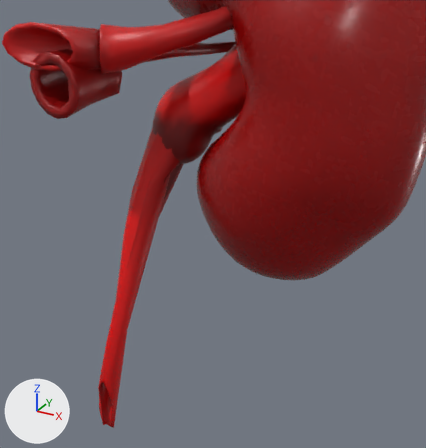
One commit to the glTF model public/3d/modeli/organi-3d/ledvica-telefon.glb: the scene before it, then after it.
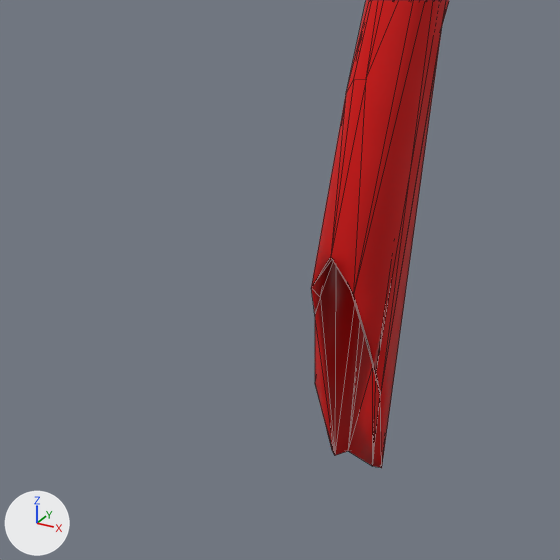
There are two pictures of each version: one from a camera (50 mm lens) standing at (0.0519, -0.1064, 0.029) and looking at (-0.007, 0.0008, -0.0246), one close up on the part from 7% to 36% of the width and 72% to 100% of the height. Lighting does not change. The marker at lower left points along +X, +Y and +Z. The first two pictures are the older version. The close-ups show mesh edges as thin lines. Where no turn or scale is listed for an object, it has been applied to the vertices. Vertices at exactly the same position are counted once.

Names of what the first close-up shows: 'Ureter.l'.
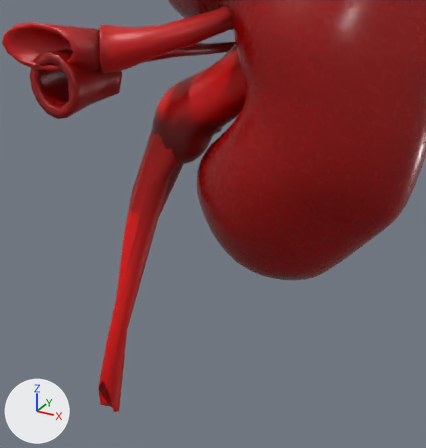
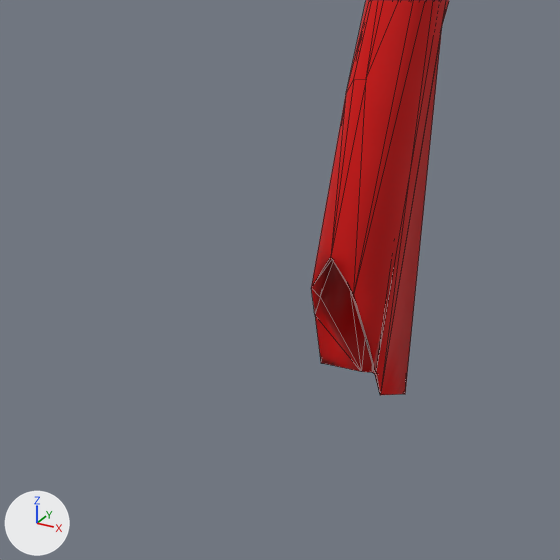
Where the newer file only moved an object's origin or applied its transform, the numbers keep the older frame.

Changed parts and their boxes (x1, y1, x2, y2) in the close-ups (560 x 560 px; the box of a moved part takes in the faces that stretch with it):
'Ureter.l', reshaped
    before: (311, 0, 449, 468)
    after: (311, 0, 449, 395)
part 1 of me_ureter_l_005, moved or reshaped
    before: (315, 36, 441, 468)
    after: (315, 30, 442, 395)

The change, as a diff of the scene's bpy script:
```diff
--- a/public/3d/modeli/organi-3d/ledvica-telefon.glb.py
+++ b/public/3d/modeli/organi-3d/ledvica-telefon.glb.py
@@ me_ureter_l_005 @@
 # used by ob_ureter_l; location = (-0.01425, -0.00822, -0.03471)
-me_ureter_l_005.from_pydata(...)  # 136 vertices, 272 faces; spans x -0.0092..0.0092, y -0.0167..0.0167, z -0.035..0.035
-me_ureter_l_005.vertices[0].co = (-0.0078, -0.0154, -0.0349)  # pixel (348, 451)
-me_ureter_l_005.vertices[59].co = (-0.0083, -0.0159, -0.0349)  # pixel (334, 455)
-me_ureter_l_005.vertices[60].co = (-0.006, -0.0157, -0.0348)  # pixel (372, 466)
-me_ureter_l_005.vertices[64].co = (-0.0081, -0.015, -0.035)
-me_ureter_l_005.vertices[65].co = (-0.0055, -0.0156, -0.0348)  # pixel (381, 467)
-me_ureter_l_005.vertices[66].co = (-0.007, -0.0146, -0.0348)
-me_ureter_l_005.vertices[131].co = (-0.0092, -0.0158, -0.0307)  # pixel (314, 382)
-me_ureter_l_005.vertices[132].co = (-0.0087, -0.0156, -0.035)  # pixel (331, 449)
+me_ureter_l_005.from_pydata(...)  # 136 vertices, 272 faces; spans x -0.0091..0.0092, y -0.0167..0.0167, z -0.0311..0.035
+# me_ureter_l_005 part 1
+me_ureter_l_005.vertices[0].co = (-0.0072, -0.0137, -0.0307)  # pixel (372, 372)
+me_ureter_l_005.vertices[59].co = (-0.0076, -0.0141, -0.0305)  # pixel (361, 371)
+me_ureter_l_005.vertices[60].co = (-0.0054, -0.0141, -0.0309)
+me_ureter_l_005.vertices[64].co = (-0.0075, -0.0133, -0.0309)
+me_ureter_l_005.vertices[65].co = (-0.0049, -0.014, -0.031)  # pixel (405, 394)
+me_ureter_l_005.vertices[66].co = (-0.0065, -0.013, -0.0311)
+me_ureter_l_005.vertices[131].co = (-0.0091, -0.0154, -0.0296)  # pixel (320, 363)
+me_ureter_l_005.vertices[132].co = (-0.008, -0.0138, -0.0306)
 me_ureter_l_005.materials.append(mat_o_arterija)
```
